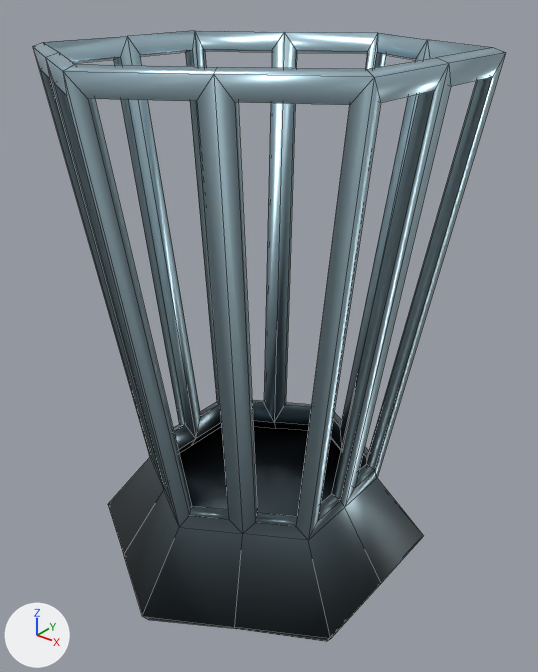
The FBX model Assets/Art/3D/Props/TrashCan.fbx, before and after one commit.
Both versions are drawn from a camera (50 mm lens) standing at (2.947, -1.341, 1.465) and looking at (1.872, 0.002, 0.632). The lights are fixed; the arrows at lower left show +X, +Y and +Z. Mesh edges are drawn as thin lines. Where no turn or scale is listed for an object, it has been applied to the vertices.

Names of what the first picture shows: 'TrashCanSquare'.
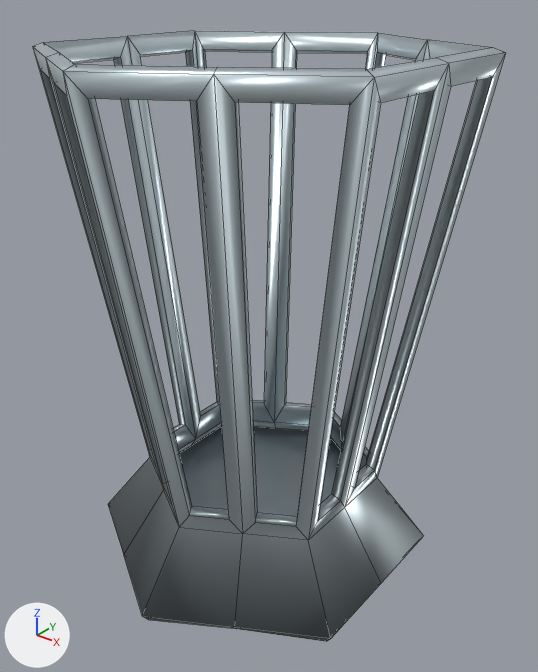
The newer file is also turned or shifted as a whole; pictures and numbers use the older file's frame.

Changed parts and their boxes (x1, y1, x2, y2) in the pictures (538 x 672 px):
'TrashCanSquare', surface changed, reshaped
    both: (32, 30, 505, 642)
part 1 of me_cylinder_004, built on
    both: (179, 426, 341, 517)

Diff of the bpy script that builds the scene:
```diff
--- a/Assets/Art/3D/Props/TrashCan.fbx.py
+++ b/Assets/Art/3D/Props/TrashCan.fbx.py
@@ img_paletteg_png @@
-img_paletteg_png = load_image('PaletteG.png', '../../Textures/PaletteG.png', 1024, 1024, 'sRGB')
+img_paletteg_png = load_image('PaletteG.png', '../../Textures/PaletteG.png', 1024, 1024, 'Non-Color')
@@ me_cylinder_004 @@
 # used by ob_trashcansquare; location = (1.845, 0.0, 0.0)
 # verts and faces of me_cylinder_004; kept vertices keep their numbers, new ones are numbered from 180
 # before: 84 (0.0, 0.45, -0.002), 86 (0.389, 0.225, -0.002) at pixel (416, 542), 88 (0.389, -0.225, -0.002) at pixel (326, 641), 90 (0.0, -0.45, -0.002) at pixel (148, 619), 92 (-0.389, -0.225, -0.002)
 # before: 94 (-0.389, 0.225, -0.002), 102 (0.193, 0.334, 0.0), 105 (-0.193, 0.334, 0.0), 108 (-0.385, 0.0, 0.0), 111 (-0.193, -0.334, 0.0)
 # before: 114 (0.193, -0.334, 0.0) at pixel (236, 628), 117 (0.385, 0.0, 0.0), 168 (0.283, 0.163, 0.163), 169 (0.283, -0.163, 0.163), 170 (0.0, -0.326, 0.163)
 # before: 171 (-0.283, -0.163, 0.163), 172 (-0.283, 0.163, 0.163), 173 (0.0, 0.326, 0.163), 174 (0.139, 0.241, 0.166), 175 (-0.139, 0.241, 0.166) at pixel (275, 428)
 # before: 176 (-0.279, 0.0, 0.166) at pixel (190, 446), 177 (-0.139, -0.241, 0.166), 178 (0.139, -0.241, 0.166), 179 (0.279, 0.0, 0.166)
-me_cylinder_004.from_pydata(...)  # 180 vertices, 205 faces; spans x -0.451..0.451, y -0.521..0.521, z -0.002..1.327
+me_cylinder_004.from_pydata(...)  # 180 vertices, 206 faces; spans x -0.451..0.451, y -0.521..0.521, z -0.002..1.327
+# me_cylinder_004 part 1
+delete_faces([(168, 179, 169, 178, 170, 177, 171, 176, 172, 175, 173, 174)])
+faces += [(168, 174, 173, 175, 172, 176, 171, 177, 170, 178, 169, 179), (84, 102, 86, 117, 88, 114, 90, 111, 92, 108, 94, 105)]
 me_cylinder_004.materials.append(mat_material_007)
```
